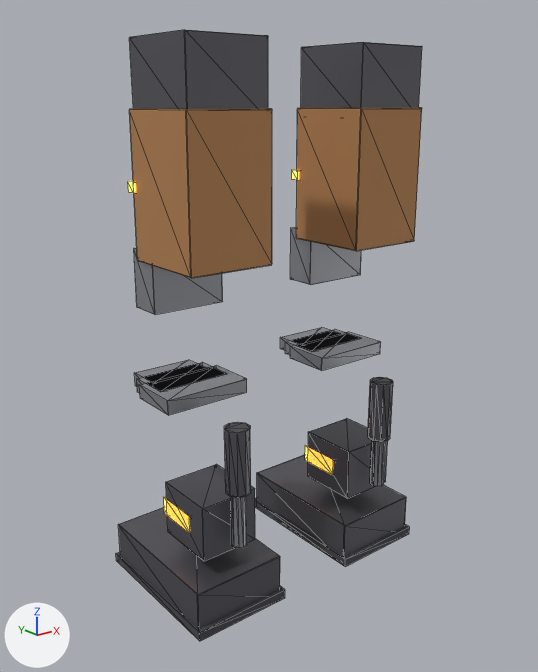
Renders of the glTF model public/mecha/parts/legs-bruiser3/legs-bruiser3.glb from each side of a commit.
Before and after are seen from a 50 mm camera at (-0.973, -1.164, -0.1) aimed at (-0.005, 0.047, -0.584). The axes (+X, +Y, +Z) are drawn at lower left. The lights are the same throughout. The picture after the commit comes second. Mesh edges are drawn as thin lines.

Names of what the first picture shows: 'ankle_l', 'ankle_r', 'foot_l', 'foot_r', 'hip_l', 'hip_r', 'knee_l', 'knee_r', 'plate0_l', 'plate0_r', 'thigh_l', 'thigh_r' and 14 more.
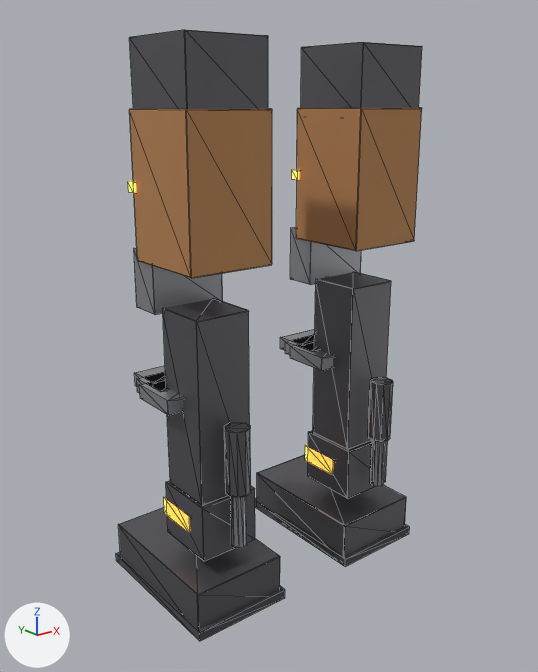
Where the change shows, as pixel boxes (x1, y1, x2, y2) in the pictures (538 x 672 px):
'shin_r', added: after (163, 299, 250, 506)
'shin_l', added: after (313, 272, 391, 450)
'plate0_r', unchanged, covered by the edit: before (139, 365, 247, 415); after (139, 379, 184, 415)
'plate0_l', unchanged, covered by the edit: before (290, 332, 381, 371); after (290, 342, 333, 371)

The change in detail:
Mesh me_cube_021_1 is new.
It has 24 vertices, 44 faces and spans x -0.06..0.06, y -0.06..0.06, z -0.19..0.19.
It uses material mat_iron (grey #6f6f76).
Object 'shin_r' (ob_shin_r) is new; it shows me_cube_021_1.
Its location is (-0.2, 0.0, -0.67).
Object 'shin_l' (ob_shin_l) is new; it shows a copy of me_cube_021_1.
Its location is (0.2, 0.0, -0.67).
